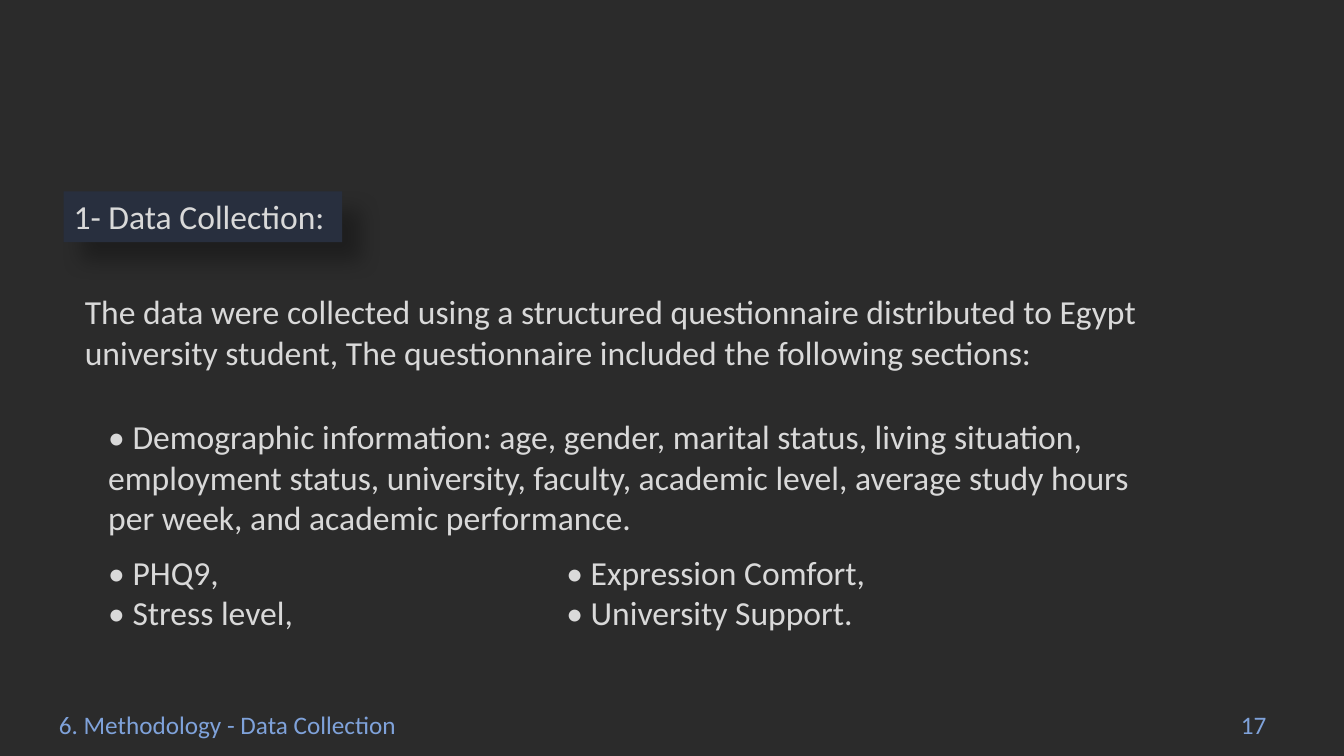
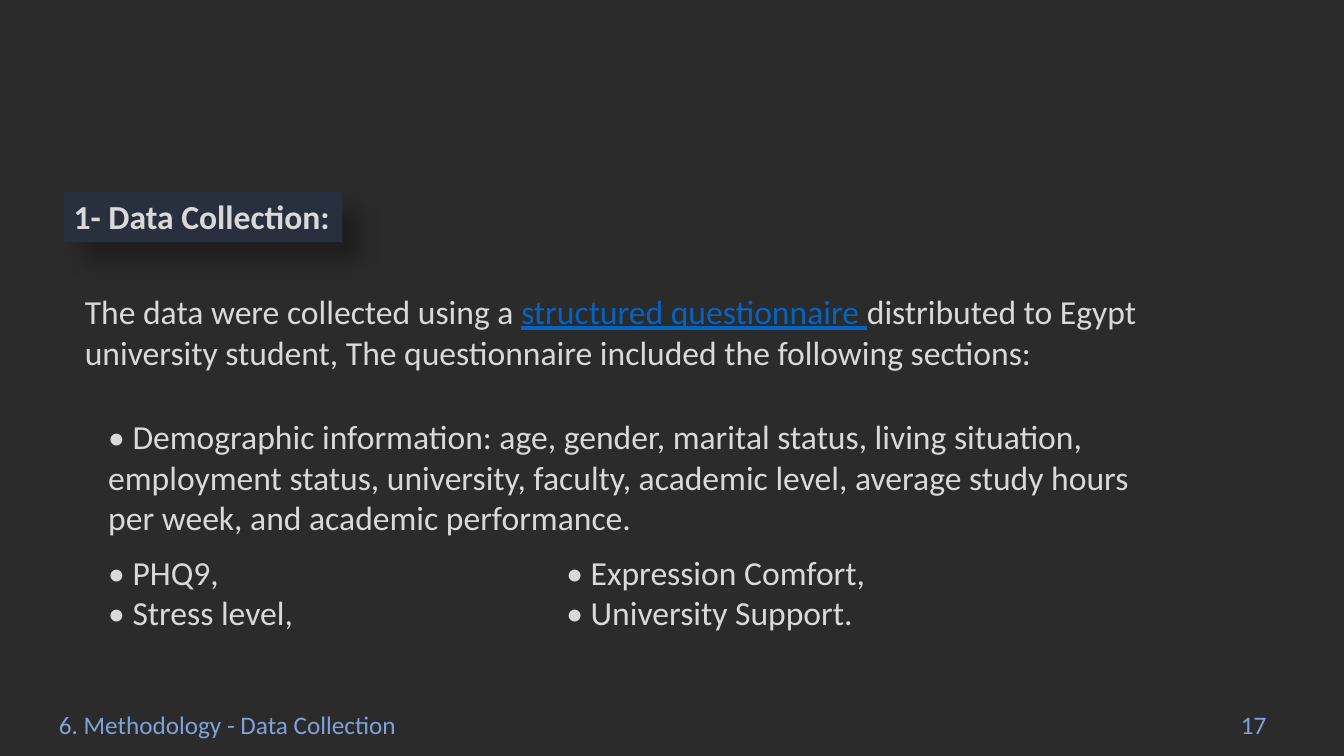
Before and after one commit to Abdelrahmen-Elashry/Mental-Health-Analysis, a slide deck: slide 17 of Statsphere.pptx. Drawn at 1344x756 pixels with LibreOffice and Linux fonts; fonts in the diff are those of the drawing; background and template pictures are left out; a plain dark background stands for a picture behind light text. Boxes give left, top, right and bottom in pixels: in the first picture for what was removed or moved away, otherwise in the second. Text is boxed around its words. In the diff, an @@ line names an element or a change of style, - is before the commit and + after.

```diff
--- a/Statsphere.pptx
+++ b/Statsphere.pptx
@@ rectangle "1- Data Collection:" at (64,192,342,242): bold on @@
@@ text "The data were collected using ..." at (85,300,1136,371): text colour #D9D9D9 to #0563C1, underline on in "structured questionnaire" @@
```
Also in this commit, not shown: 14 other slides changed, 3 slides added.
